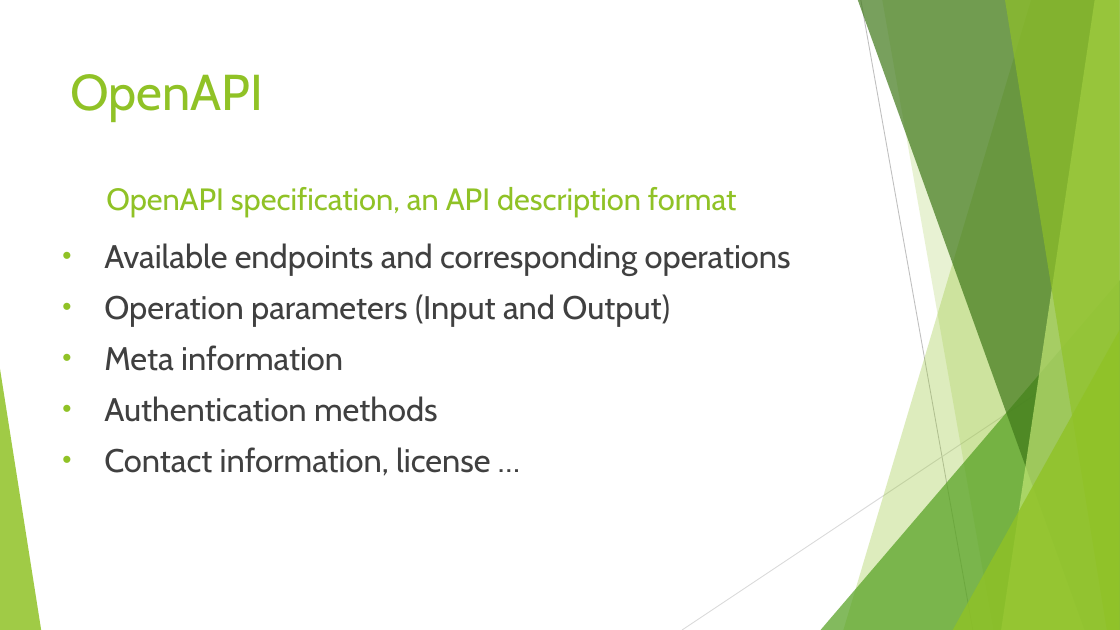
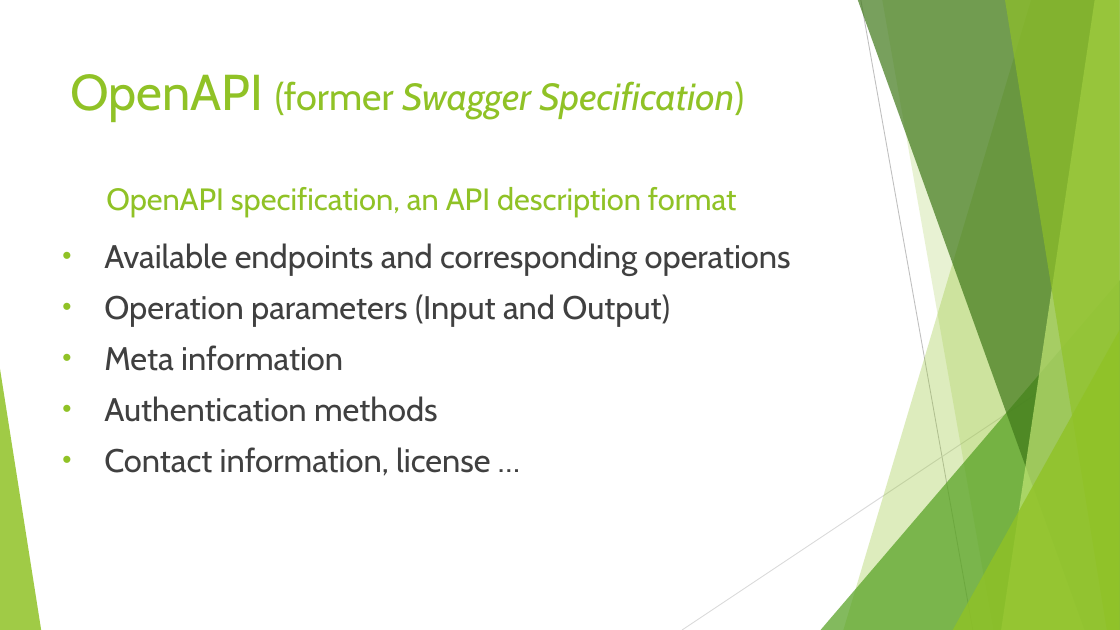
Before and after one commit to JanPfenning/dbhw_se_swagger, a slide deck: slide 7 of PPP/Swagger_ppp.pptx. Drawn at 1120x630 pixels with LibreOffice and Linux fonts; fonts in the diff are those of the drawing. Boxes give left, top, right and bottom in pixels: in the first picture for what was removed or moved away, otherwise in the second. Text is boxed around its words. In the diff, an @@ line names an element or a change of style, - is before the commit and + after.

```diff
--- a/PPP/Swagger_ppp.pptx
+++ b/PPP/Swagger_ppp.pptx
@@ title at <box>71,74,744,121</box>: text changed; size 43.2 to 32.4 pt; italic on @@
-OpenAPI
+OpenAPI (former Swagger Specification)
```
Also in this commit, not shown: 3 other slides changed, 2 slides removed, 3 other files.
